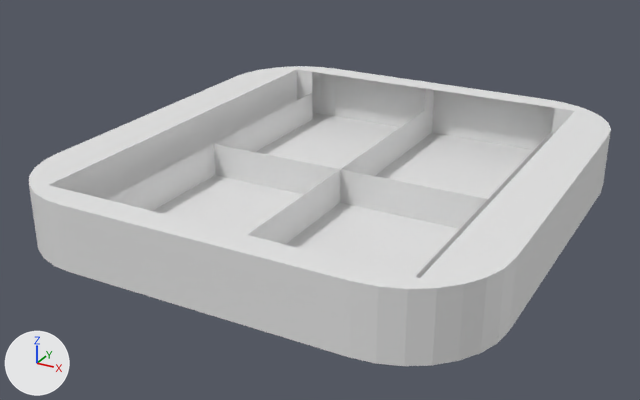
Two versions of the Blender file weight_retainer/weight_retainer.blend, one commit apart.
Before and after are seen from a 50 mm camera at (4.2, -8.11, 3.83) aimed at (-0.12, -0.24, -0.1). Lighting does not change. The marker at lower left points along +X, +Y and +Z.

The first picture shows 'Retainer'.
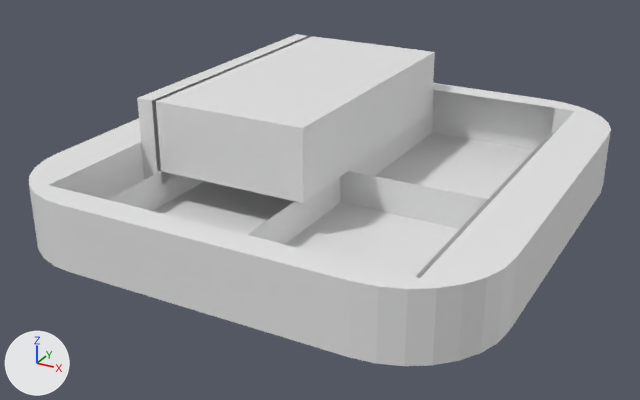
Where the change shows, as pixel boxes [x1, y1, x2, y2] in the pictures (640 x 400 px):
```json
{"object": "Etching", "change": "shown", "after": [152, 36, 435, 203]}
{"object": "HoleCut", "change": "shown", "after": [137, 34, 311, 204]}
```

The change, as JSON lines over the scene's bpy script:
```json
{"op": "remove", "block": "ob_etching", "code": "ob_etching.hide_viewport = True"}
{"op": "remove", "block": "ob_holecut", "code": "ob_holecut.hide_viewport = True"}
```
